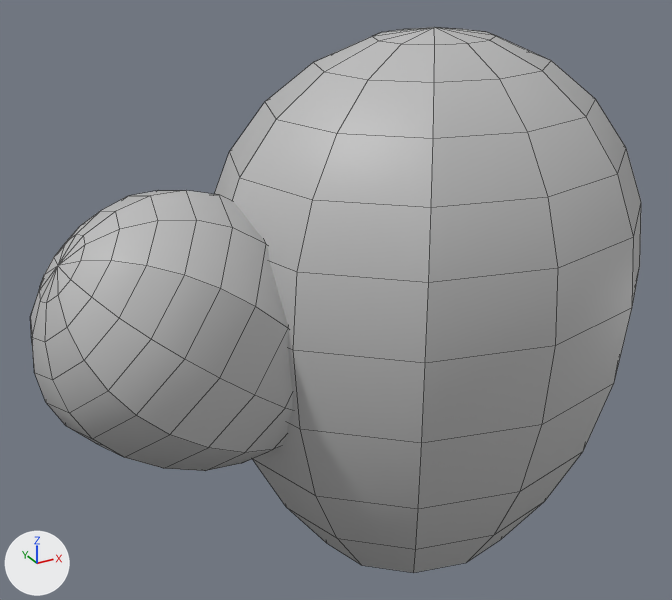
The FBX model TroublesAhead_URP/Assets/Naubz/Environment/TACactus3.fbx as it was, and as the next commit left it.
Rendered twice from a camera (50 mm lens) standing at (-0.7162, -0.5058, 0.0665) and looking at (-0.6674, -0.4171, 0.0221). The lights are fixed; the arrows at lower left show +X, +Y and +Z. Mesh edges are drawn as thin lines. Where no turn or scale is listed for an object, it has been applied to the vertices.
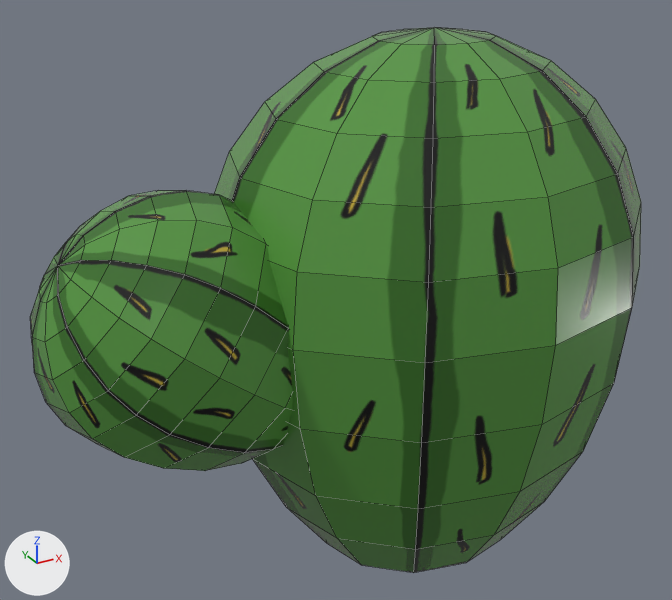
Where the newer file only moved an object's origin or applied its transform, the numbers keep the older frame.

The change, as a diff of the scene's bpy script:
```diff
--- a/TroublesAhead_URP/Assets/Naubz/Environment/TACactus3.fbx.py
+++ b/TroublesAhead_URP/Assets/Naubz/Environment/TACactus3.fbx.py
@@ img_smolcactus_png @@
+img_smolcactus_png = load_image('SmolCactus.png', 'SmolCactus.png', 2048, 2048, 'sRGB')
@@ mat_aistandardsurface1 @@
+mat_aistandardsurface1 = principled_material('aiStandardSurface1')
+mat_aistandardsurface1.texture = img_smolcactus_png
+mat_aistandardsurface1.roughness = 0.2
@@ me_mesh @@
 me_mesh.from_pydata(...)  # 242 vertices, 240 faces; spans x -0.0341..0.04, y -0.0238..0.0238, z -0.0321..0.0321
-me_mesh.materials.append(mat_lambert1)  # grey #bcbcbc
+me_mesh.materials.append(mat_aistandardsurface1)  # picture img_smolcactus_png
```

What differs and where, as boxes (x1, y1, x2, y2) in the pictures (672 x 600 px):
'pSphere3', recoloured (grey to green)
    both: (31, 27, 641, 573)
